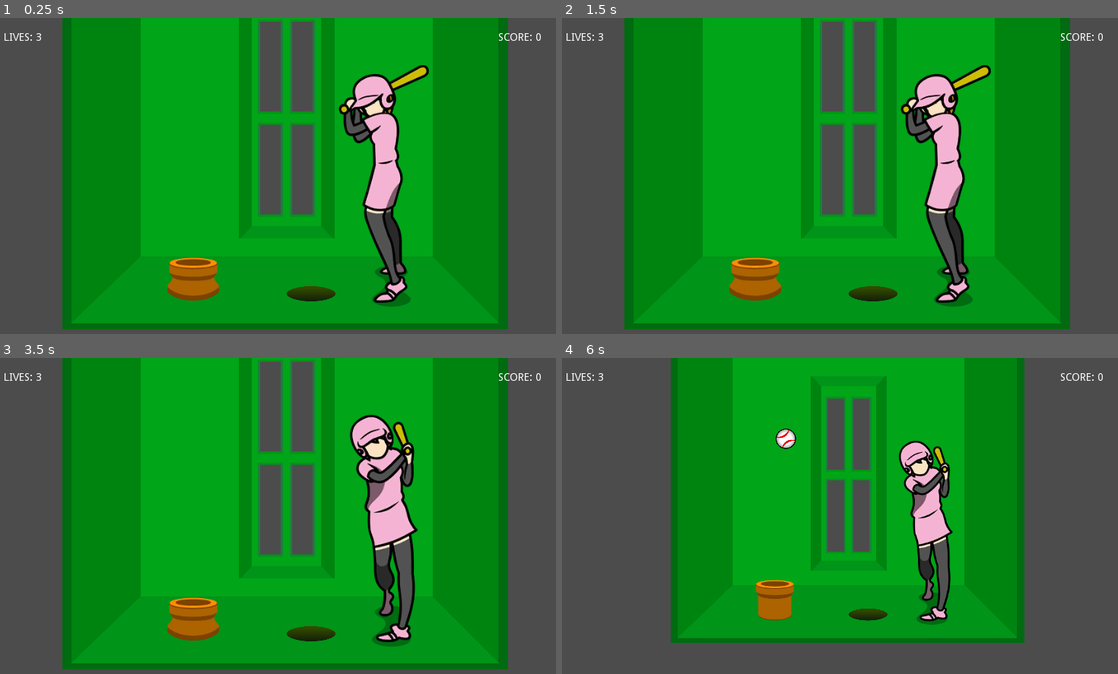
Above: before the commit, frames 1-4 (two rows, left to right).
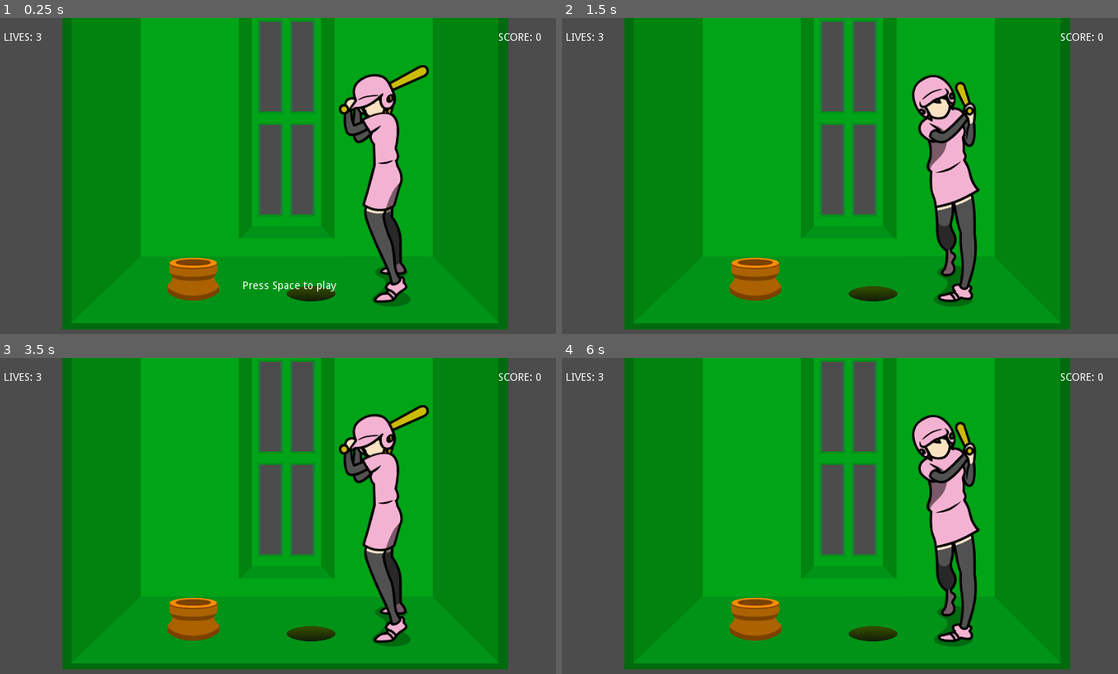
Above: after the commit, the same moments.

Repository: TheAlternateDoctor/Endless-Spaceball
Game: Godot game, scene res://Game.tscn
The game is run twice, just before and just after one commit, with the same random seed, the same clock (stepped at 60 frames per second) and the same inputs. Sound files missing from this copy of the repository are replaced by a short silence.
Inputs:
- Up to frame 1 (0.25 s): no input
- Up to frame 2 (1.5 s): tap Space at 0.5, 1.35 s; hold Space 0.53-1.28 s
- Up to frame 3 (3.5 s): tap Space at 1.52, 1.82, 2.85, 3.02, 3.32 s; hold Space 2.03-2.78 s
- Up to frame 4 (6 s): hold Space 3.53-4.28 s; tap Space at 4.35, 4.52, 4.82, 5.85 s; hold Space 5.03-5.78 s

The runs differ from the first frame. In frame 1, 0.2% of the frame differs, in the area x 43-61%, y 83-87%; in frame 2, 4.7%; in frame 3, 4.7%; in frame 4, 45%, in the area x 11-92%, y 0-99%.

Commit message:
Cleaned a bit, added a rudimentary restart condition, added custom song support with an example

Diff:
--- a/Cues.gd
+++ b/Cues.gd
@@ -7,6 +7,7 @@
 var isInput = false
 var step
 var alreadyHit = false
+var started = false
 
 export (AudioStream) var miss
 export (AudioStream) var short
@@ -20,36 +21,35 @@
 #signal hit
 
 func _ready():
-	currentBeat = get_node("../Song").toNextBeat()
-	step = get_node("../Song").getStep()
 	startType = -1
 	cueType = 7
 
 
 func _process(_delta):
-	if currentBeat+step/7-step < get_node("../Song").currentTime() && cueType != 0:
-		if cueType == 2 && startType == 2:
-			emit_signal("fire")
-			stream = long
-			play()
-		elif cueType == 1 && startType == 1:
-			emit_signal("fire")
-			stream = short
-			play()
-		elif cueType == -1 && startType == -1:
-			cueType =1
-		cueType-=1
-		if cueType != 0:
+	if started == true:
+		if currentBeat+step/7-step < get_node("../Song").currentTime() && cueType != 0:
+			if cueType == 2 && startType == 2:
+				emit_signal("fire")
+				stream = long
+				play()
+			elif cueType == 1 && startType == 1:
+				emit_signal("fire")
+				stream = short
+				play()
+			elif cueType == -1 && startType == -1:
+				cueType =1
+			cueType-=1
+			if cueType != 0:
+				currentBeat = get_node("../Song").toNextBeat()
+		elif currentBeat+step/2 < get_node("../Song").currentTime() && cueType == 0:
+			alreadyHit = false
+			if isInput == false && startType != -1:
+				emit_signal("missed")
+				stream = miss
+				play()
+			isInput = false
 			currentBeat = get_node("../Song").toNextBeat()
-	elif currentBeat+step/2 < get_node("../Song").currentTime() && cueType == 0:
-		alreadyHit = false
-		if isInput == false && startType != -1:
-			emit_signal("missed")
-			stream = miss
-			play()
-		isInput = false
-		currentBeat = get_node("../Song").toNextBeat()
-		emit_signal("cueEnded")
+			emit_signal("cueEnded")
 
 func newCue(type):
 	cueType = type
@@ -95,3 +95,11 @@
 func _on_Game_stop():
 	cueType = -2
 	startType = -2
+
+
+func _on_Game_start():
+	started = true
+	startType = -1
+	cueType = 7
+	currentBeat = get_node("../Song").toNextBeat()
+	step = get_node("../Song").getStep()
--- a/Game.gd
+++ b/Game.gd
@@ -9,9 +9,11 @@
 var lives = 3
 var lockAction = false
 var stop = false
+var started = false
 
 signal swing
 signal stop
+signal start
 
 #Emit Signals for Cues
 
@@ -20,12 +22,26 @@
 	pass
 
 func _process(_delta):
-	if Input.is_key_pressed(KEY_SPACE):
-		if lockAction == false:
-			emit_signal("swing")
+	if started:
+		if Input.is_key_pressed(KEY_SPACE):
+			if lockAction == false:
+				emit_signal("swing")
+				lockAction = true
+			elif lives == 0:
+				lives = 3
+				lockAction = false
+				$UI/Life.text = "LIVES: "+str(lives)
+				$UI/GameOver.visible = false
+				emit_signal("start")
+				stop = false
+		if not Input.is_key_pressed(KEY_SPACE) and lockAction == true and !stop:
+			lockAction = false
+	else:
+		if Input.is_key_pressed(KEY_SPACE):
+			started = true
+			emit_signal("start")
+			$UI/PressStart.visible = false
 			lockAction = true
-	if not Input.is_key_pressed(KEY_SPACE) and lockAction == true and !stop:
-		lockAction = false
 
 
 func _on_Cues_cueEnded():
@@ -41,7 +57,7 @@
 
 func _on_Ball_scored():
 	score+=1
-	$CanvasLayer/Score.text = "SCORE: "+str(score)
+	$UI/Score.text = "SCORE: "+str(score)
 
 func _on_Ball_missed():
 	lives-=1
@@ -49,5 +65,5 @@
 		emit_signal("stop")
 		stop = true
 		lockAction = true
-		$CanvasLayer/GameOver.visible = true
-	$CanvasLayer/Life.text = "LIVES: "+str(lives)
+		$UI/GameOver.visible = true
+	$UI/Life.text = "LIVES: "+str(lives)
--- a/Game.tscn
+++ b/Game.tscn
@@ -61,18 +61,18 @@
 
 [sub_resource type="SpriteFrames" id=3]
 animations = [ {
+"frames": [ ExtResource( 17 ), ExtResource( 18 ) ],
+"loop": false,
+"name": "Fire",
+"speed": 30.0
+}, {
 "frames": [ ExtResource( 19 ) ],
 "loop": true,
 "name": "Idle",
 "speed": 30.0
-}, {
-"frames": [ ExtResource( 17 ), ExtResource( 18 ) ],
-"loop": false,
-"name": "Fire",
-"speed": 30.0
 } ]
 
-[sub_resource type="Animation" id=5]
+[sub_resource type="Animation" id=4]
 resource_name = "longThrow"
 tracks/0/type = "bezier"
 tracks/0/path = NodePath(".:position:x")
@@ -107,8 +107,7 @@
 "values": [ 90.0, -3.5, -45.0 ]
 }
 
-[sub_resource type="Animation" id=4]
-resource_name = "shortThrow"
+[sub_resource type="Animation" id=5]
 tracks/0/type = "bezier"
 tracks/0/path = NodePath(".:position:x")
 tracks/0/interp = 1
@@ -280,8 +279,8 @@
 script = ExtResource( 10 )
 
 [node name="AnimationPlayer" type="AnimationPlayer" parent="Ball"]
-anims/longThrow = SubResource( 5 )
-anims/shortThrow = SubResource( 4 )
+anims/longThrow = SubResource( 4 )
+anims/shortThrow = SubResource( 5 )
 
 [node name="Ball2" type="Sprite" parent="."]
 visible = false
@@ -301,9 +300,9 @@
 current = true
 script = ExtResource( 30 )
 
-[node name="CanvasLayer" type="CanvasLayer" parent="."]
-
-[node name="Score" type="Label" parent="CanvasLayer"]
+[node name="UI" type="CanvasLayer" parent="."]
+
+[node name="Score" type="Label" parent="UI"]
 margin_left = 678.451
 margin_top = 19.0
 margin_right = 985.451
@@ -313,7 +312,7 @@
 "_edit_use_anchors_": false
 }
 
-[node name="Life" type="Label" parent="CanvasLayer"]
+[node name="Life" type="Label" parent="UI"]
 margin_left = 28.0
 margin_top = 19.0
 margin_right = 70.0
@@ -323,7 +322,7 @@
 "_edit_use_anchors_": false
 }
 
-[node name="GameOver" type="Label" parent="CanvasLayer"]
+[node name="GameOver" type="Label" parent="UI"]
 visible = false
 margin_left = 364.867
 margin_top = 239.002
@@ -333,6 +332,18 @@
 __meta__ = {
 "_edit_use_anchors_": false
 }
+
+[node name="PressStart" type="Label" parent="UI"]
+margin_left = 342.24
+margin_top = 346.482
+margin_right = 465.24
+margin_bottom = 360.482
+text = "Press Space to play"
+__meta__ = {
+"_edit_use_anchors_": false
+}
+[connection signal="start" from="." to="Cues" method="_on_Game_start"]
+[connection signal="start" from="." to="Song" method="_on_Game_start"]
 [connection signal="stop" from="." to="Cues" method="_on_Game_stop"]
 [connection signal="stop" from="." to="Song" method="_on_Game_stop"]
 [connection signal="swing" from="." to="Box/Player" method="_on_Game_swing"]
@@ -340,16 +351,15 @@
 [connection signal="finished" from="Song" to="Song" method="_on_Song_finished"]
 [connection signal="newLoop" from="Song" to="Cues" method="_on_Song_newLoop"]
 [connection signal="cueEnded" from="Cues" to="." method="_on_Cues_cueEnded"]
+[connection signal="fire" from="Cues" to="Ball" method="_on_Cues_fire"]
+[connection signal="fire" from="Cues" to="Ball2" method="_on_Cues_fire"]
 [connection signal="fire" from="Cues" to="Box/Pipe" method="_on_Cues_fire"]
-[connection signal="fire" from="Cues" to="Ball2" method="_on_Cues_fire"]
-[connection signal="fire" from="Cues" to="Ball" method="_on_Cues_fire"]
 [connection signal="fire" from="Cues" to="Camera" method="_on_Cues_fire"]
 [connection signal="missed" from="Cues" to="." method="_on_Ball_missed"]
+[connection signal="scored" from="Cues" to="Box/Player/Swing" method="_on_Cues_scored"]
+[connection signal="scored" from="Cues" to="Ball" method="_on_Cues_scored"]
 [connection signal="scored" from="Cues" to="Ball2" method="_on_Cues_scored"]
-[connection signal="scored" from="Cues" to="Ball" method="_on_Cues_scored"]
 [connection signal="scored" from="Cues" to="." method="_on_Ball_scored"]
-[connection signal="scored" from="Cues" to="Camera" method="_on_Cues_scored"]
-[connection signal="scored" from="Cues" to="Box/Player/Swing" method="_on_Cues_scored"]
 [connection signal="whiff" from="Cues" to="Box/Player/Swing" method="_on_Cues_whiff"]
 [connection signal="animation_finished" from="Box/Player" to="Box/Player" method="_on_AnimatedSprite_animation_finished"]
 [connection signal="animation_finished" from="Box/Pipe" to="Box/Pipe" method="_on_Pipe_animation_finished"]
--- a/Song.gd
+++ b/Song.gd
@@ -8,21 +8,30 @@
 export (AudioStream) var start
 export (AudioStream) var fail
 
-
-var tempo = 105
+var song:AudioStreamSample = AudioStreamSample.new()
+var tempo:float = 105
 var step:float = 60*1000/tempo
 
 var start_time
 var songPos = 0
 var firstLoop = true
+var customSong = false
 
 signal newLoop
 
 # Called when the node enters the scene tree for the first time.
 func _ready():
-	stream = start
-	start_time = OS.get_ticks_msec()
-	play()
+	var tempoFile = File.new()
+	if tempoFile.file_exists("tempo.txt") and tempoFile.file_exists("song.wav"):
+		tempoFile.open("tempo.txt", File.READ)
+		tempo = float(tempoFile.get_line())
+		step = 60*1000/tempo
+		song = load("song.wav")
+		stream = song
+		firstLoop = false
+		customSong = true
+	else:
+		stream = start
 
 # Called every frame. 'delta' is the elapsed time since the previous frame.
 func _process(_delta):
@@ -48,12 +57,25 @@
 
 
 func _on_Song_finished():
-	stream = loop
-	play() # Replace with function body.
-	firstLoop = false
+	if firstLoop:
+		stream = loop
+		play() # Replace with function body.
+		firstLoop = false
+	if customSong:
+		play()
 
 
 func _on_Game_stop():
 	stop()
 	stream = fail
 	play()
+
+
+func _on_Game_start():
+	start_time = OS.get_ticks_msec()
+	if customSong:
+		stream = song
+	else:
+		stream = start
+		firstLoop = true
+	play()
--- a/project.godot
+++ b/project.godot
@@ -19,10 +19,6 @@
 run/main_scene="res://Game.tscn"
 config/icon="res://icon.png"
 
-[debug]
-
-settings/fps/force_fps=10
-
 [display]
 
 window/size/width=800
@@ -32,5 +28,4 @@
 
 [rendering]
 
-quality/driver/driver_name="GLES2"
 environment/default_environment="res://default_env.tres"
Binary file removed: bin/html/Endless SpaceBall.png
Not shown, removed: bin/html/Endless SpaceBall.png.import
Binary file removed: bin/html/favicon.png
Not shown, removed: bin/html/favicon.png.import
Not shown, added: song.wav.import
Not shown, added: tempo.txt
Not shown, changed: .gitignore
Not shown, changed: bin/exe/Endless SpaceBall.exe
Not shown, removed: bin/exe/Endless SpaceBall.pck
Not shown, removed: bin/html/Endless SpaceBall.html
Not shown, removed: bin/html/Endless SpaceBall.js
Not shown, removed: bin/html/Endless SpaceBall.pck
(and 2 more such lines)
